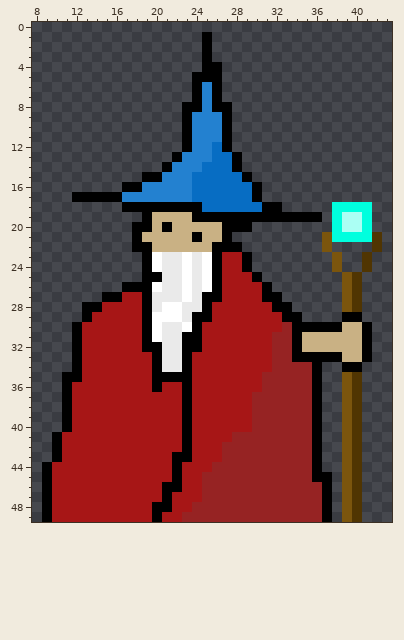
One commit to this pixel-art sprite: app/src/main/res/drawable/wizard.png. The picture above is the old version.
The file is 50x50 pixels. Shown: x 8..43, y 0..49.
Once edited:
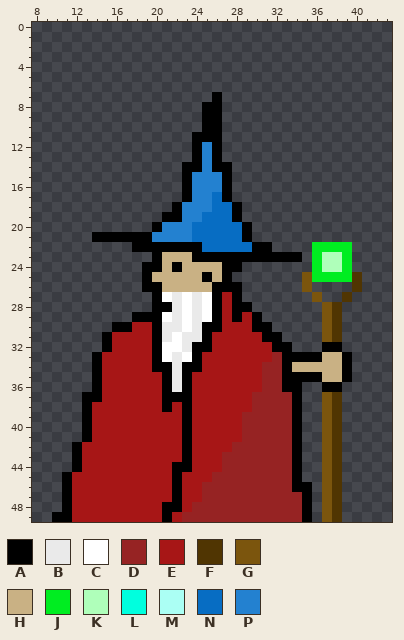
Palette (. is transparent): A #000000  B #eaeaea  C #ffffff  D #962323  E #a71616  F #503502  G #7b550d  H #c9b184  J #00ed21  K #afffba  L #00ffde  M #abfff4  N #076dc3  P #2381d0
From old to new:
Changed rows in their new state; - is an unchanged pixel.
first column x 9:
 1 ----------------.-----------------
 2 ----------------.-----------------
 3 ----------------.-----------------
 4 ----------------..----------------
 5 ---------------...----------------
 6 ---------------...----------------
 7 ---------------..-----------------
 8 --------------..A-.---------------
 9 --------------..AA.---------------
10 --------------..AA.---------------
11 --------------.AAA.---------------
12 --------------.A-A.---------------
13 -------------..A-A..--------------
14 ------------..AAPAA.--------------
15 ----------....APPPA..-------------
16 --------......APPPA...------------
17 ---...........APP-A...------------
18 --------.....-PPP--A....-----....-
19 ----------..AAPPNNN-........-....-
20 ---------..APPPNNNNN---------....-
21 -----AAAA-APPPPNNNNNA-------......
22 -----------AAAAANNNNNAA----JJJJ--.
23 ----------.AHHHAA-AA-AAAAA-JKKJ-.-
24 -----------AHAHHHHAA.------JKKJ-.-
25 -----------HHHHHAHA...----GJJJJ---
26 --------..-AHHHHH-AA...---G---.---
27 ------.....AC---C--A....---G--F.--
28 ----.......AABC-CA-AA....---GF..--
29 ----.....A-A-BCBCA-A-A....--GF..--
30 ---....AA-EA---BAA---AA.....GF...-
31 ---...A---EA-CBBA-----AA....GF...-
32 ---...A---E-CCB-A------AA...AA...-
33 ---..A------C-CA--------A---HHA..-
34 ---..A------A--A------D-AHHHHH-.--
35 --...A-----E-B----------AAA-HHA.--
36 --...A-----EAB----------AA..AA..--
37 --..AA------AA-----------A..GF..--
38 --..A-------A------------A..GF..--
39 --..A---------------D----A..GF..--
40 --..A---------------D----A..GF..--
41 -...A--------------E-----A..GF..--
42 -..A--------------E------A..GF..--
43 -..A---------E-----------A..GF..--
44 ...A----------A--E-------A..GF..--
45 ..A-------------E--------A..GF..--
46 ..A---------E------------AA.GF..--
47 ..A---------EA------------A.GF..--
48 ..A--------E-A------------A.GF..--
49 .AA--------EA-------------A.GF..--
Pixel boxes of the changes (left, top, right, bottom) in both pictures:
changed: (42, 32, 382, 522)
